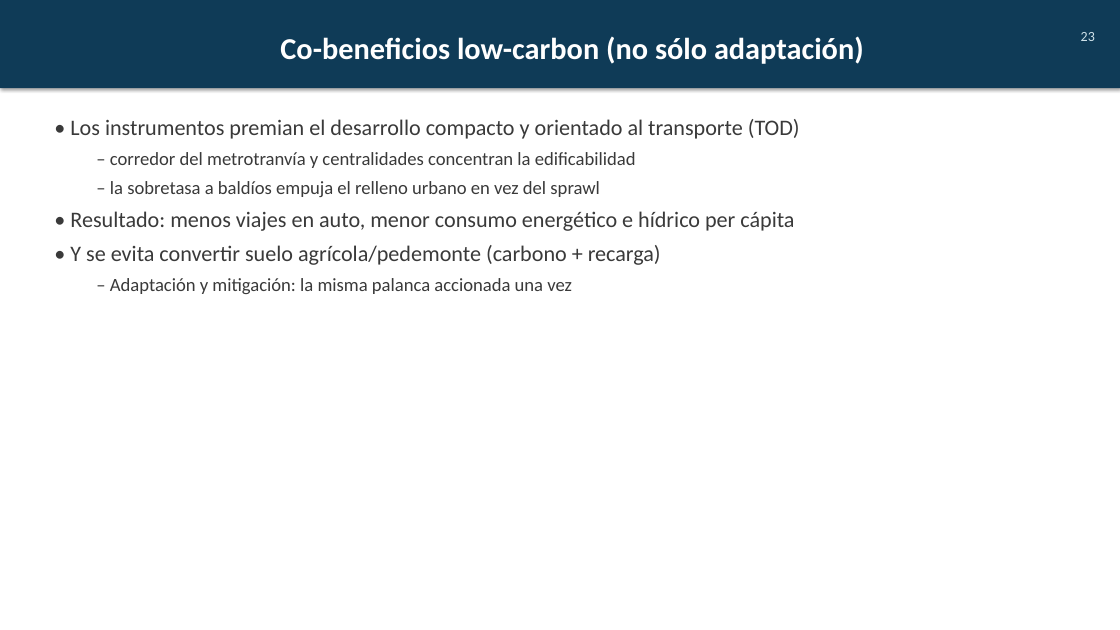
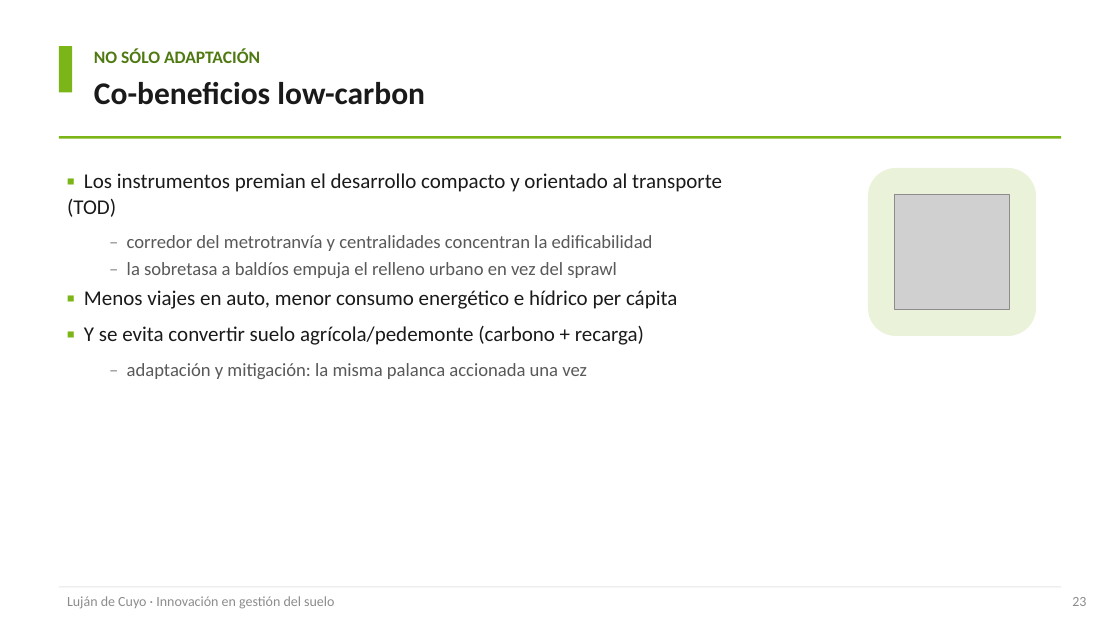
Before and after one commit to cgoytia-droid/cgoytia-droid.github.io, a slide deck: slide 23 of paper/Lujan_de_Cuyo_Gestion_Suelo_Clase.pptx (slide 24 before the commit). Drawn at 1120x630 pixels with LibreOffice and Linux fonts; fonts in the diff are those of the drawing; grey boxes stand for pictures. Boxes give left, top, right and bottom in pixels: in the first picture for what was removed or moved away, otherwise in the second. Text is boxed around its words. In the diff, an @@ line names an element or a change of style, - is before the commit and + after.

```diff
--- a/paper/Lujan_de_Cuyo_Gestion_Suelo_Clase.pptx
+++ b/paper/Lujan_de_Cuyo_Gestion_Suelo_Clase.pptx
@@ rectangle added at (59,46,72,92), fill #7CB518 @@
@@ text added at (94,49,260,63), 15 pt, text #4F7A12, bold @@
+NO SÓLO ADAPTACIÓN
@@ text "Co-beneficios low-carbon": place and size @@
-text "Co-beneficios low-carbon" at (0,0,1120,88)
+text "Co-beneficios low-carbon" at (94,82,425,105)
@@ text "Co-beneficios low-carbon" at (94,82,425,105): vertical alignment middle to top; fill #0F3B57 to none; shadow off @@
@@ text at (94,82,425,105): text changed; size 26 to 27 pt; text colour #FFFFFF to #1A1A1A @@
-Co-beneficios low-carbon (no sólo adaptación)
+Co-beneficios low-carbon
@@ rectangle added at (59,136,1061,139), fill #7CB518 @@
@@ text "▪ Los instrumentos premian el ...": place and size @@
-text "▪ Los instrumentos premian el ..." at (70,119,800,294)
+text "▪ Los instrumentos premian el ..." at (67,173,722,379)
@@ text at (67,173,722,217): text changed; size 19 to 18 pt; text colour #3A3A3A to #1A1A1A @@
-• Los instrumentos premian el desarrollo compacto y orientado al transporte (TOD)
+▪ Los instrumentos premian el desarrollo compacto y orientado al transporte (TOD)
@@ rounded rectangle added at (868,168,1036,336), fill #EAF3DA @@
@@ picture added at (895,195,1009,309) @@
@@ text at (127,235,653,278): text colour #3A3A3A to #8C8C8C in "–", "–"; text colour #3A3A3A to #595959 in "corredor del metrotranvía y centralidades concentran la ...", "la sobretasa a baldíos empuja el relleno ..."; less space between paragraphs @@
@@ text at (84,290,677,379): text changed; size 19 to 18 pt; text colour #3A3A3A to #1A1A1A @@
-• Resultado: menos viajes en auto, menor consumo energético e hídrico per cápita
-• Y se evita convertir suelo agrícola/pedemonte (carbono + recarga)
-  – Adaptación y mitigación: la misma palanca accionada una vez
+▪ Menos viajes en auto, menor consumo energético e hídrico per cápita
+▪ Y se evita convertir suelo agrícola/pedemonte (carbono + recarga)
+  – adaptación y mitigación: la misma palanca accionada una vez
@@ rectangle added at (59,586,1061,587), fill #E6E6E6 @@
@@ text added at (67,596,334,609), 12 pt, text #8C8C8C @@
+Luján de Cuyo · Innovación en gestión del suelo
@@ text "23": place and size @@
-text "23" at (1081,32,1095,41)
+text "23" at (1072,597,1086,606)
@@ text "23" at (1072,597,1086,606): text colour #CFE2EA to #8C8C8C; more space between paragraphs @@
```
Also in this commit, not shown: 21 other slides changed, 3 slides added, 6 slides removed, 17 other files.
